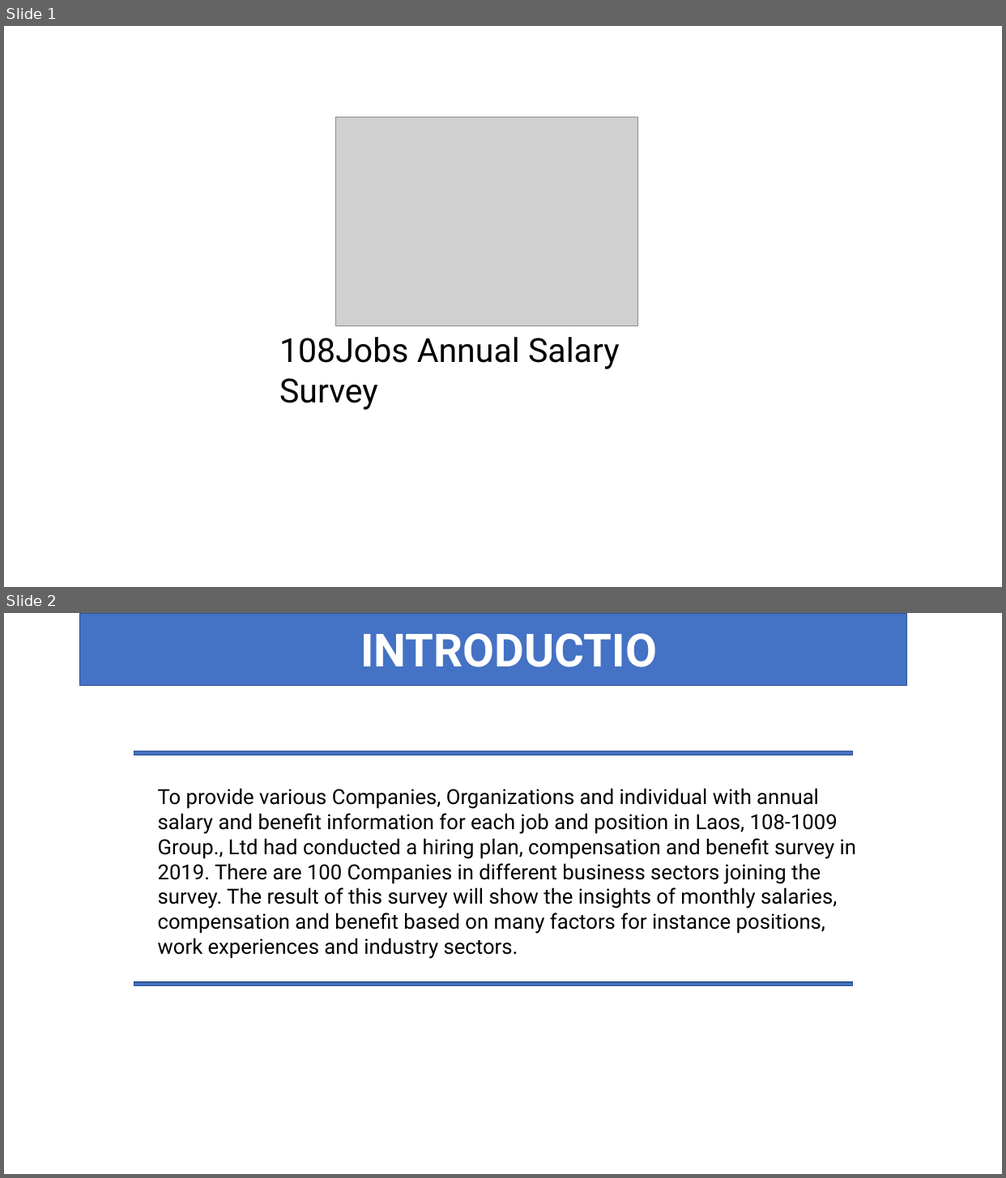
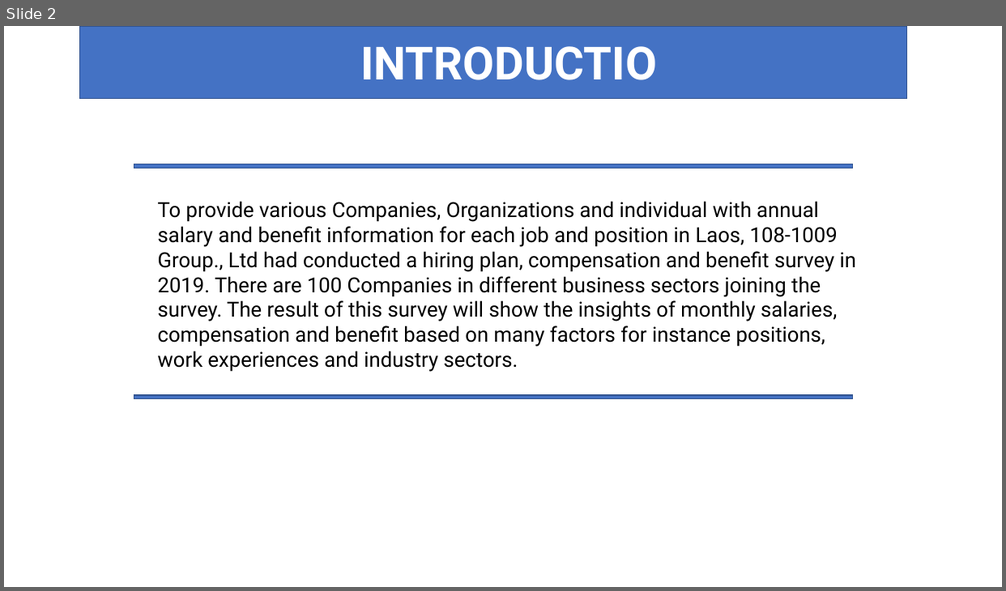
Before and after one commit to Phoud/108salarysurvey2, a slide deck: Presentation/Presentation.pptx. Shown one above the other, each under a label of ours: slides 1 and 2 before the commit, slide 2 after it. The pictures are 1006x1178 and 1006x591 pixels, drawn with LibreOffice and Linux fonts; fonts in the diff are those of the drawing; grey boxes stand for pictures; background and template pictures are left out. Boxes give left, top, right and bottom in pixels: in the first picture for what was removed or moved away, otherwise in the second. Text is boxed around its words. In the diff, an @@ line names an element or a change of style, - is before the commit and + after.

```diff
--- a/Presentation/Presentation.pptx
+++ b/Presentation/Presentation.pptx
@@ slide 1 removed at <box>4,26,1002,587</box>, background picture (left out) @@
@@ picture removed at <box>335,118,638,327</box> @@
@@ text removed at <box>279,337,620,410</box> @@
-108Jobs Annual Salary Survey
```
Also in this commit, not shown: 5 slides changed, 2 slides added, 3 other files.
